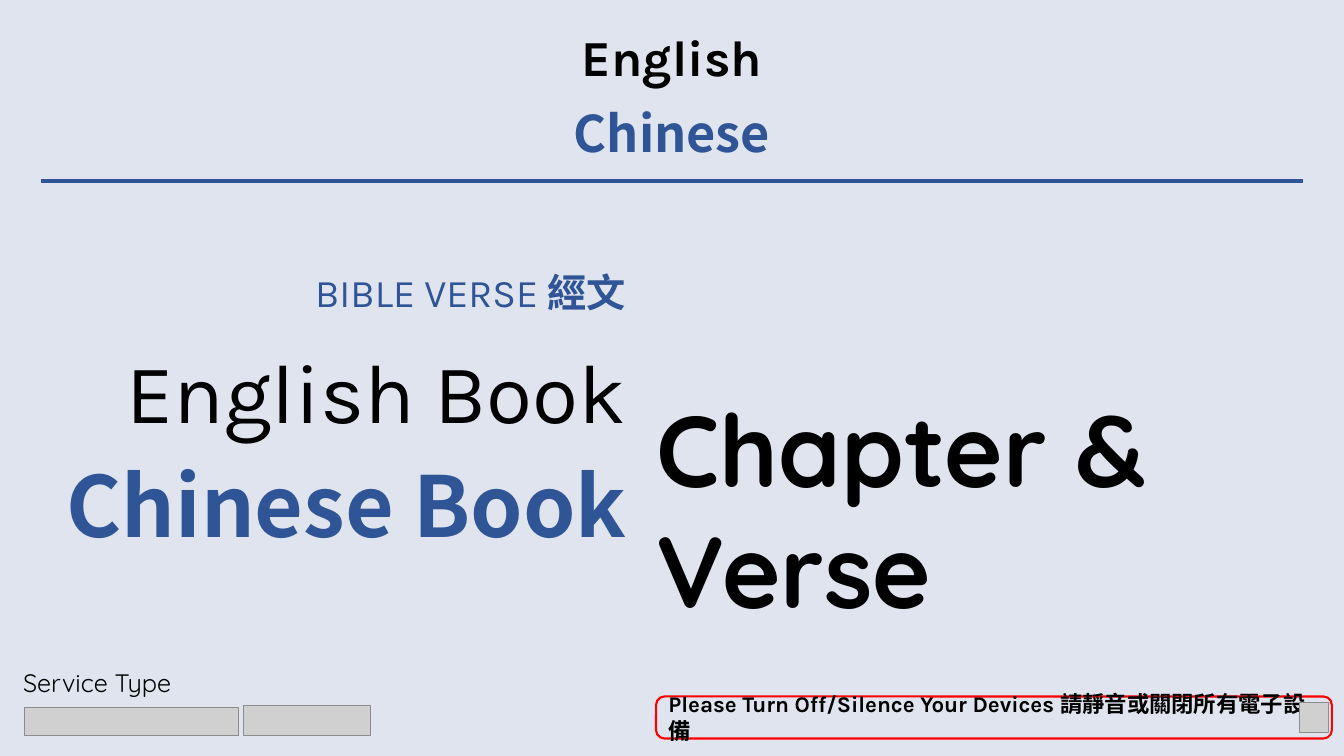
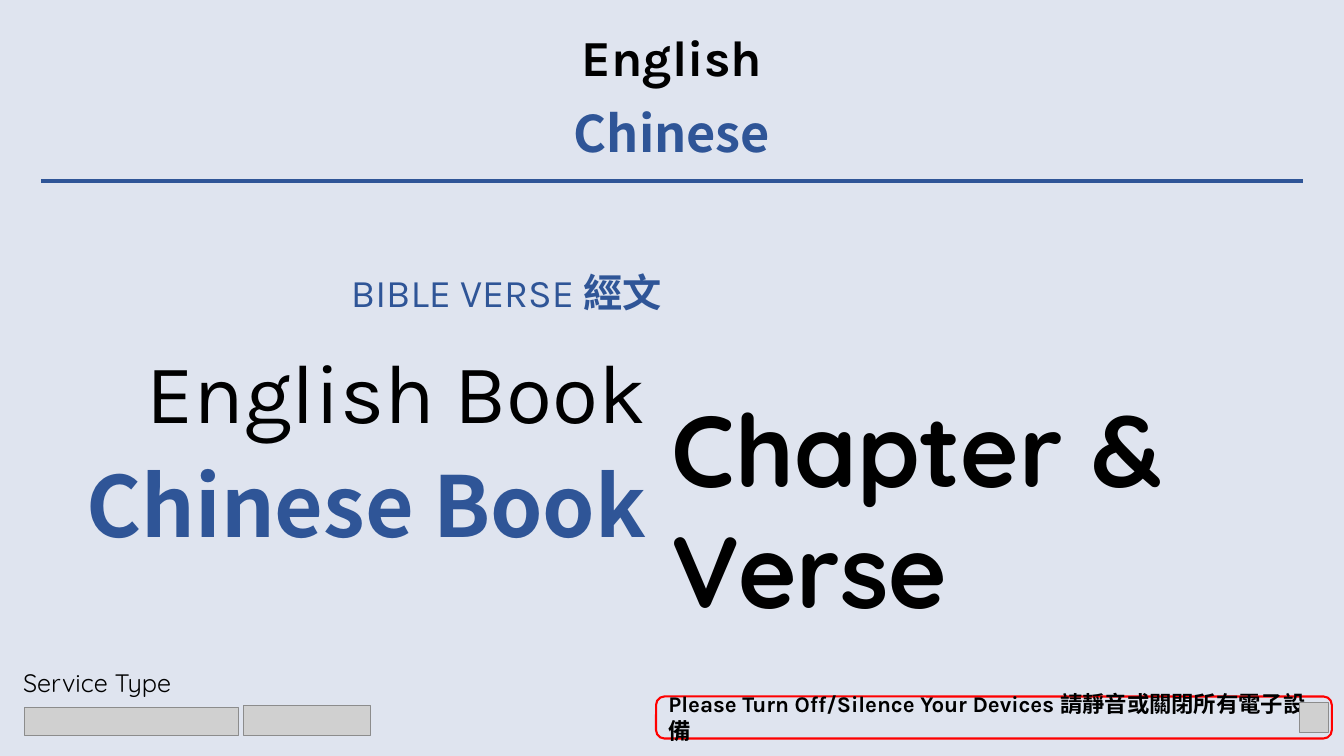
Before and after one commit to calebchanwy/tjc-powerpoint, a slide deck: slide 4 of TJCPowerPoint/Resources/ServiceWidescreen.pptx. Drawn at 1344x756 pixels with LibreOffice and Linux fonts; fonts in the diff are those of the drawing; grey boxes stand for pictures. Boxes give left, top, right and bottom in pixels: in the first picture for what was removed or moved away, otherwise in the second. Text is boxed around its words. In the diff, an @@ line names an element or a change of style, - is before the commit and + after.

```diff
--- a/TJCPowerPoint/Resources/ServiceWidescreen.pptx
+++ b/TJCPowerPoint/Resources/ServiceWidescreen.pptx
@@ text "BIBLE VERSE 經文" moved from (x1=315, y1=273, x2=625, y2=311) to (x1=351, y1=273, x2=661, y2=311) @@
@@ text "English Book" moved from (x1=126, y1=365, x2=626, y2=443) to (x1=146, y1=365, x2=646, y2=443) @@
@@ text "Chapter & Verse" moved from (x1=656, y1=412, x2=1047, y2=609) to (x1=672, y1=412, x2=1063, y2=609) @@
@@ text "Chinese Book" moved from (x1=67, y1=469, x2=626, y2=538) to (x1=87, y1=469, x2=646, y2=538) @@
```
Also in this commit, not shown: 1 other slide changed, 26 other files.
